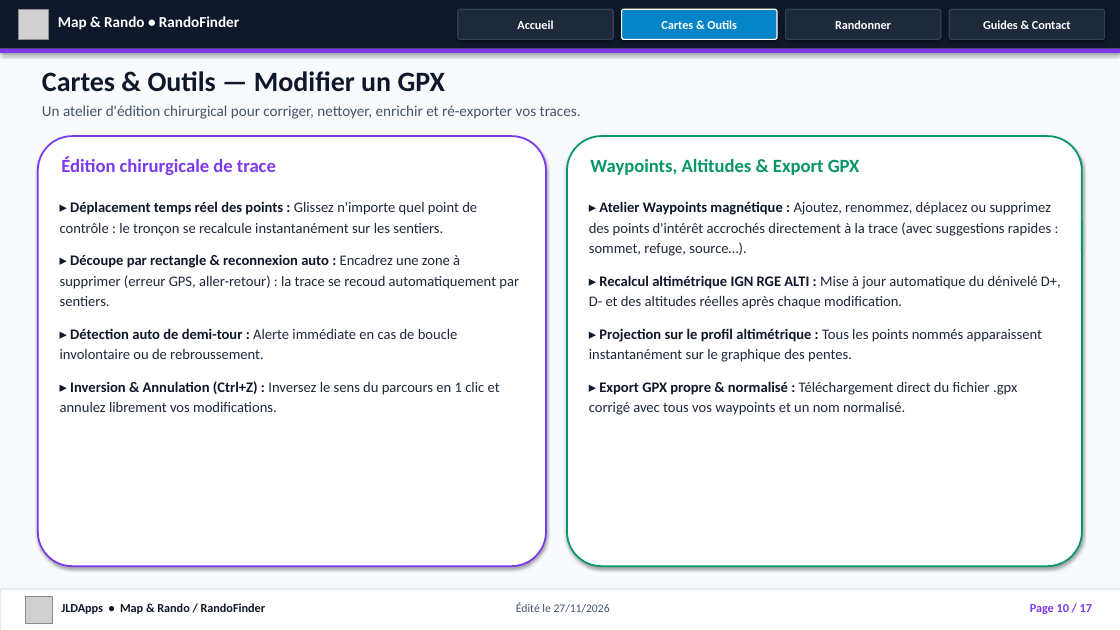
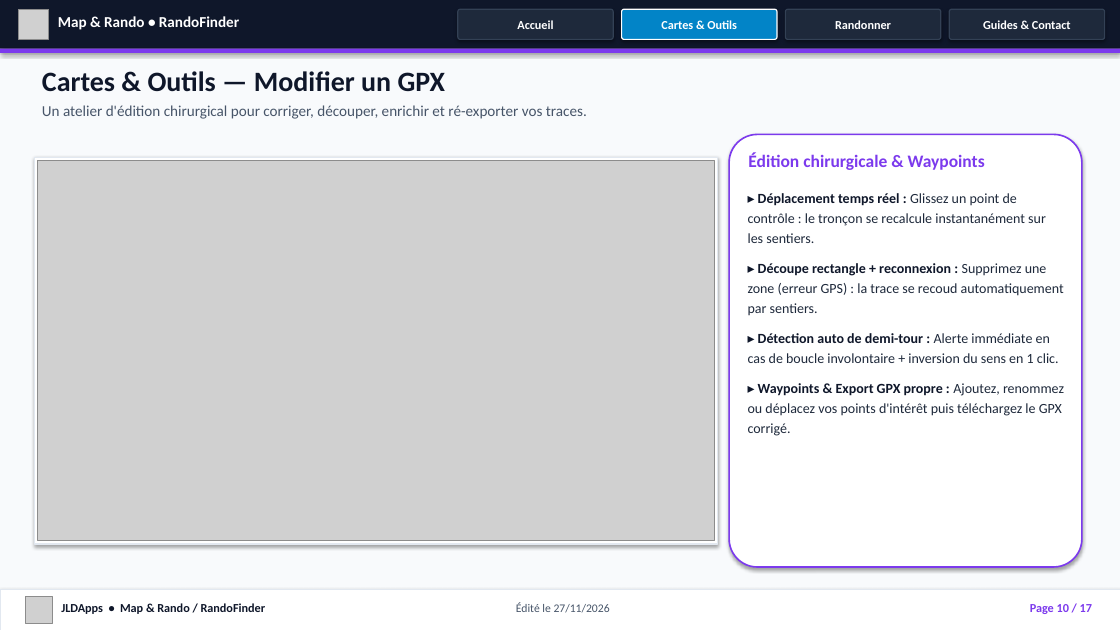
Before and after one commit to jusitafu/RandoFinder, a slide deck: slide 10 of docs/Presentation_RandoFinder_JLDApps.pptx. Drawn at 1120x630 pixels with LibreOffice and Linux fonts; fonts in the diff are those of the drawing; grey boxes stand for pictures. Boxes give left, top, right and bottom in pixels: in the first picture for what was removed or moved away, otherwise in the second. Text is boxed around its words. In the diff, an @@ line names an element or a change of style, - is before the commit and + after.

Commit message:
v244: Ajout des captures d ecran HD sur toutes les slides GPX (Charger, Creer, Modifier) et Randonner (Club/Test, Survol/Impression, Chargement) dans Presentation_RandoFinder_JLDApps.pptx

```diff
--- a/docs/Presentation_RandoFinder_JLDApps.pptx
+++ b/docs/Presentation_RandoFinder_JLDApps.pptx
@@ text at bbox=[42, 105, 587, 119]: text changed @@
-Un atelier d'édition chirurgical pour corriger, nettoyer, enrichir et ré-exporter vos traces.
+Un atelier d'édition chirurgical pour corriger, découper, enrichir et ré-exporter vos traces.
@@ rounded rectangle: place and size @@
-rounded rectangle at bbox=[567, 136, 1082, 566]
+rounded rectangle at bbox=[729, 134, 1082, 567]
@@ rounded rectangle at bbox=[729, 134, 1082, 567]: outline #059669 1.5 pt to #7C3AED 1.4 pt @@
@@ rectangle: place and size @@
-rectangle at bbox=[38, 136, 546, 566]
+rectangle at bbox=[34, 157, 718, 544]
@@ rectangle at bbox=[34, 157, 718, 544]: rounded rectangle to rectangle; outline #7C3AED 1.5 pt to #E2E8F0 1.2 pt @@
@@ picture added at bbox=[38, 160, 714, 541] @@
@@ text removed at bbox=[61, 157, 276, 175] @@
-Édition chirurgicale de trace
@@ text removed at bbox=[590, 159, 860, 175] @@
-Waypoints, Altitudes & Export GPX
@@ text added at bbox=[748, 152, 985, 170], 15 pt, text #7C3AED, bold @@
+Édition chirurgicale & Waypoints
@@ text removed at bbox=[589, 201, 1061, 415] @@
-▸ Atelier Waypoints magnétique : Ajoutez, renommez, déplacez ou supprimez des points d'intérêt accrochés directement à la trace (avec suggestions rapides : sommet, refuge, source…).
-▸ Recalcul altimétrique IGN RGE ALTI : Mise à jour automatique du dénivelé D+, D- et des altitudes réelles après chaque modification.
-▸ Projection sur le profil altimétrique : Tous les points nommés apparaissent instantanément sur le graphique des pentes.
-▸ Export GPX propre & normalisé : Téléchargement direct du fichier .gpx corrigé avec tous vos waypoints et un nom normalisé.
@@ text at bbox=[748, 193, 1064, 436]: text changed; size 12.5 to 12 pt @@
-▸ Déplacement temps réel des points : Glissez n'importe quel point de contrôle : le tronçon se recalcule instantanément sur les sentiers.
-▸ Découpe par rectangle & reconnexion auto : Encadrez une zone à supprimer (erreur GPS, aller-retour) : la trace se recoud automatiquement par sentiers.
-▸ Détection auto de demi-tour : Alerte immédiate en cas de boucle involontaire ou de rebroussement.
-▸ Inversion & Annulation (Ctrl+Z) : Inversez le sens du parcours en 1 clic et annulez librement vos modifications.
+▸ Déplacement temps réel : Glissez un point de contrôle : le tronçon se recalcule instantanément sur les sentiers.
+▸ Découpe rectangle + reconnexion : Supprimez une zone (erreur GPS) : la trace se recoud automatiquement par sentiers.
+▸ Détection auto de demi-tour : Alerte immédiate en cas de boucle involontaire + inversion du sens en 1 clic.
+▸ Waypoints & Export GPX propre : Ajoutez, renommez ou déplacez vos points d'intérêt puis téléchargez le GPX corrigé.
```
Also in this commit, not shown: 5 other slides changed, 2 other files.
